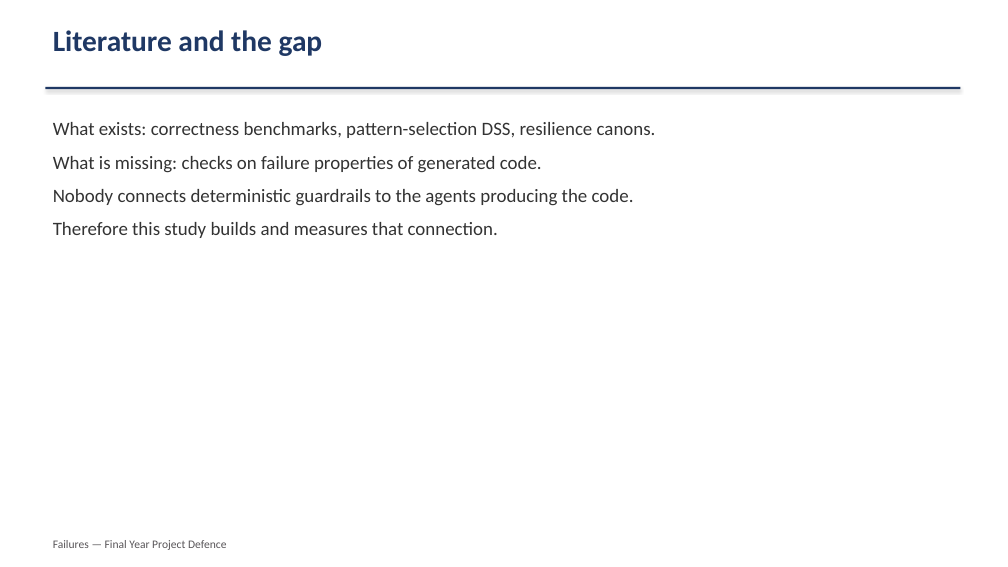
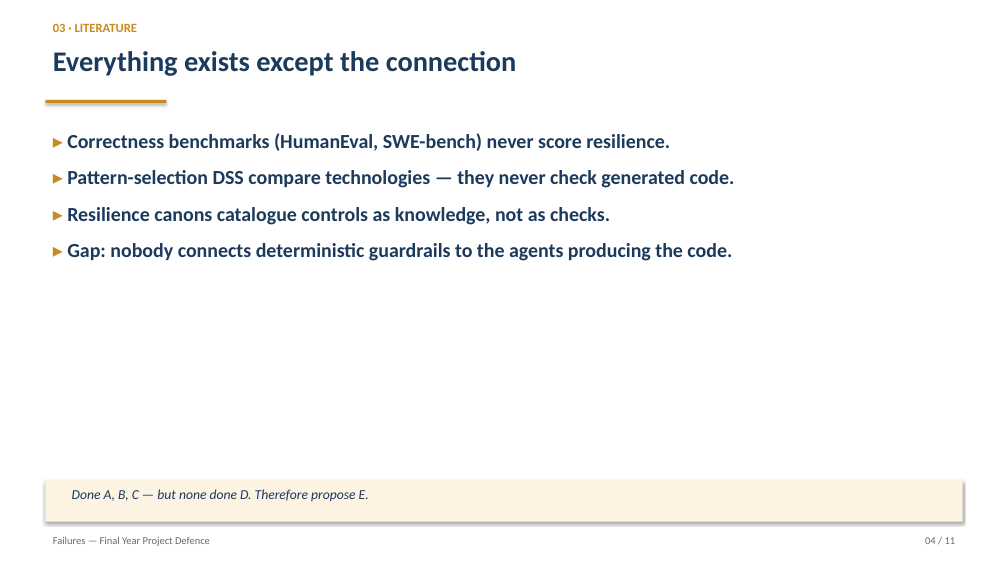
Before and after one commit to mayowa-kalejaiye/Failures, a slide deck: slide 4 of docs/school-project/FAILURES_Defence_Slides.pptx. Drawn at 1008x567 pixels with LibreOffice and Linux fonts; fonts in the diff are those of the drawing. Boxes give left, top, right and bottom in pixels: in the first picture for what was removed or moved away, otherwise in the second. Text is boxed around its words. In the diff, an @@ line names an element or a change of style, - is before the commit and + after.

Commit message:
School project: redesigned defence deck (navy/gold system, stat cards, takeaway strips)

```diff
--- a/docs/school-project/FAILURES_Defence_Slides.pptx
+++ b/docs/school-project/FAILURES_Defence_Slides.pptx
@@ text at box(53, 23, 137, 32): text changed; size 28 to 12 pt; text colour #1F3864 to #C98A1F @@
-Literature and the gap
+03 · LITERATURE
@@ text "Everything exists except the connection": place and size @@
-text "Everything exists except the connection" at box(45, 87, 960, 89)
+text "Everything exists except the connection" at box(53, 51, 517, 76)
@@ text "Everything exists except the connection" at box(53, 51, 517, 76): fill #1F3864 to none; shadow off @@
@@ text at box(53, 51, 517, 76): text added @@
+Everything exists except the connection
@@ rectangle added at box(45, 100, 166, 103), fill #C98A1F @@
@@ text at box(67, 133, 735, 261): text changed; size 18 to 19 pt; text colour #333333 to #1B3A5C; bold on @@
-What exists: correctness benchmarks, pattern-selection DSS, resilience canons.
-What is missing: checks on failure properties of generated code.
-Nobody connects deterministic guardrails to the agents producing the code.
-Therefore this study builds and measures that connection.
+▸ Correctness benchmarks (HumanEval, SWE-bench) never score resilience.
+▸ Pattern-selection DSS compare technologies — they never check generated code.
+▸ Resilience canons catalogue controls as knowledge, not as checks.
+▸ Gap: nobody connects deterministic guardrails to the agents producing the code.
@@ rectangle added at box(45, 480, 963, 522), fill #FDF3E3 @@
@@ text added at box(72, 489, 369, 502), 13 pt, text #1B3A5C, italic @@
+Done A, B, C — but none done D. Therefore propose E.
@@ text "Failures — Final Year Project ..." at box(53, 537, 210, 546): size 11 to 10 pt, text colour #595659 to #6B6B6B @@
@@ text added at box(925, 537, 956, 544), 10 pt, text #6B6B6B @@
+04 / 11
```
Also in this commit, not shown: 10 other slides changed, 1 other file.
